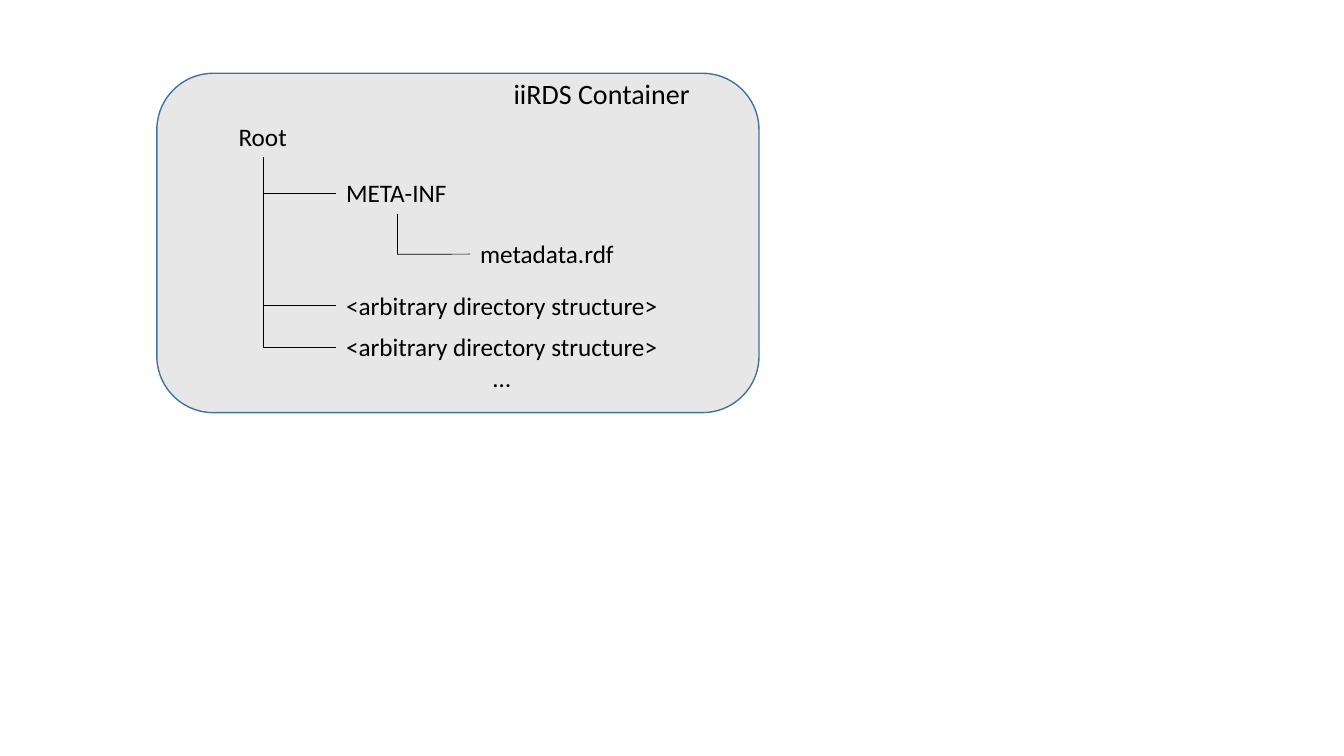
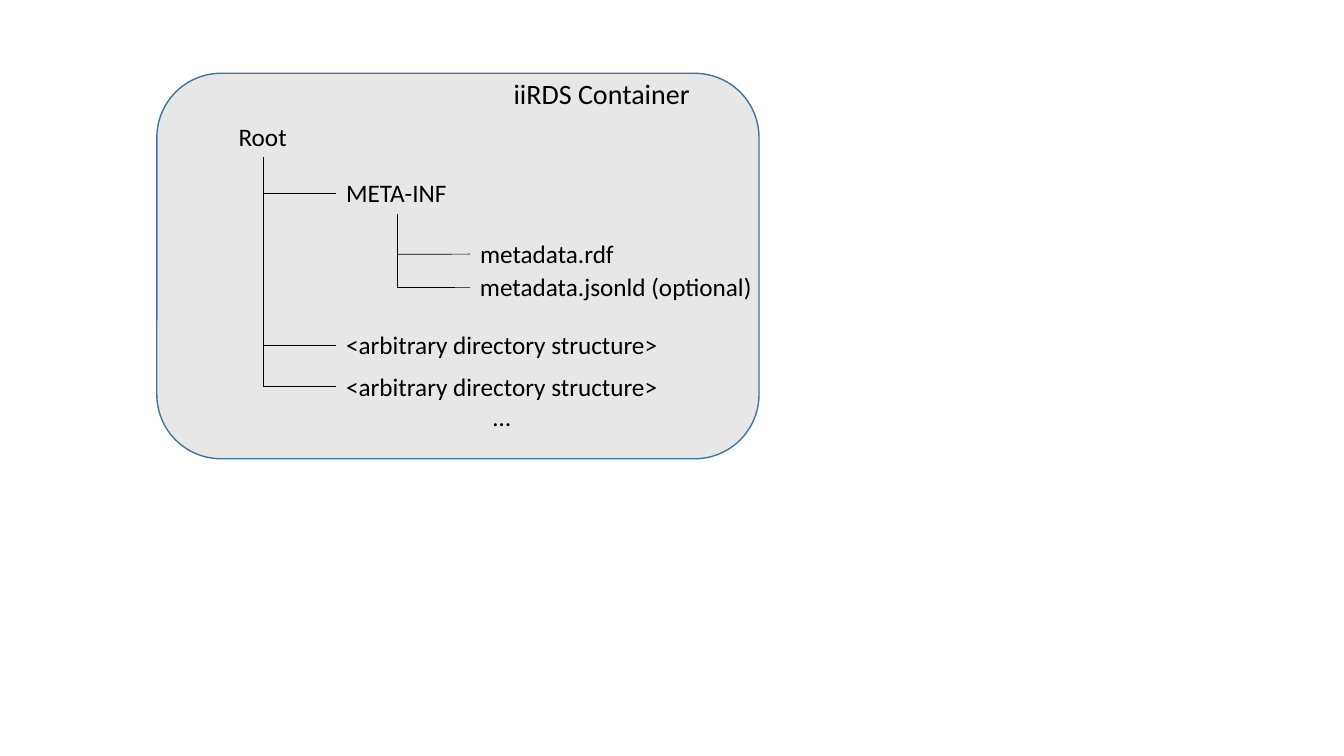
Before and after one commit to iirds-consortium/specification, a slide deck: slide 1 of images/src/ContainerFormatGraphics.pptx. Drawn at 1344x756 pixels with LibreOffice and Linux fonts; fonts in the diff are those of the drawing. Boxes give left, top, right and bottom in pixels: in the first picture for what was removed or moved away, otherwise in the second. Text is boxed around its words. In the diff, an @@ line names an element or a change of style, - is before the commit and + after.

```diff
--- a/images/src/ContainerFormatGraphics.pptx
+++ b/images/src/ContainerFormatGraphics.pptx
@@ rounded rectangle: place and size @@
-rounded rectangle at (157, 74, 759, 413)
+rounded rectangle at (157, 74, 759, 459)
@@ line moved from (263, 157) - (263, 347) to (263, 157) - (263, 386) @@
@@ line moved from (397, 214) - (397, 254) to (397, 214) - (397, 287) @@
@@ line added from (470, 287) to (397, 287), #000000 0.5 pt @@
@@ text added at (480, 277, 751, 301), 18 pt, text #000000 @@
+metadata.jsonld (optional)
@@ 2 texts, 2 lines: place and size @@
-2 texts, 2 lines at (263, 297, 657, 360)
+2 texts, 2 lines at (263, 336, 657, 400)
```
Also in this commit, not shown: 1 other slide changed, 1 slide added, 55 other files.
